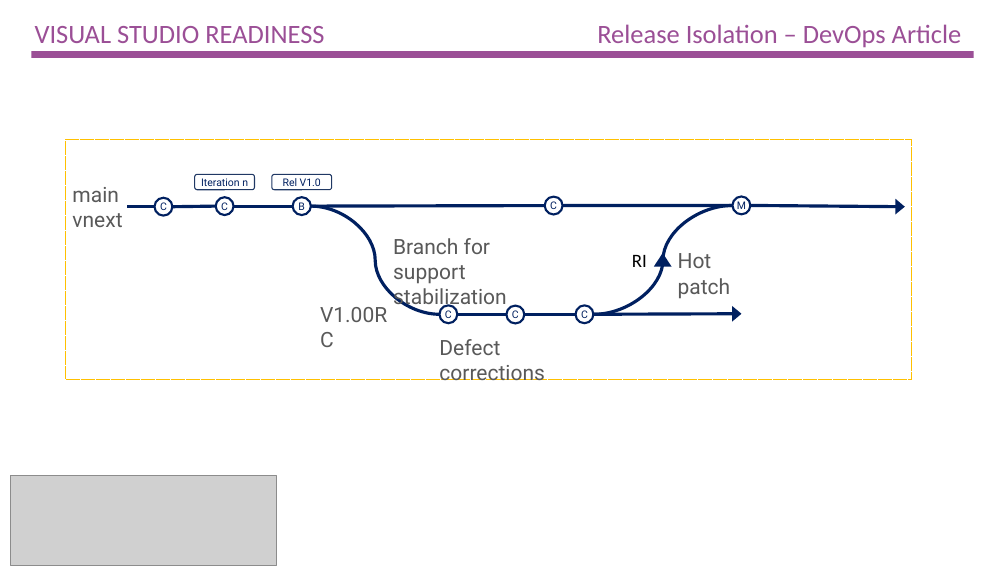
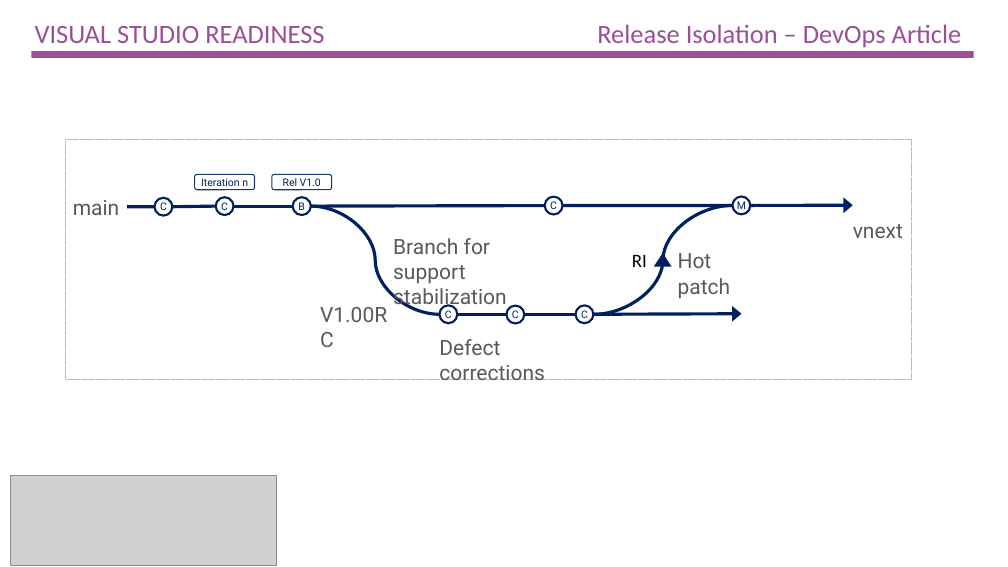
Before and after one commit to ALM-Rangers/Guidance, a slide deck: slide 8 of src/Branching/TFVC Illustration Collection 1 New Style.pptx. Drawn at 1008x567 pixels with LibreOffice and Linux fonts; fonts in the diff are those of the drawing; grey boxes stand for pictures. Boxes give left, top, right and bottom in pixels: in the first picture for what was removed or moved away, otherwise in the second. Text is boxed around its words. In the diff, an @@ line names an element or a change of style, - is before the commit and + after.

Commit message:
Minor tweaks for main-only and release illusrreations for DevOps. Move vNext to the right.

```diff
--- a/src/Branching/TFVC Illustration Collection 1 New Style.pptx
+++ b/src/Branching/TFVC Illustration Collection 1 New Style.pptx
@@ text at bbox=[73, 200, 120, 215]: text changed @@
-main
-vnext
+main
@@ arrow moved from (751, 206) - (905, 206) to (751, 206) - (853, 205) @@
@@ text added at bbox=[853, 224, 903, 238], 20 pt, text #595959 @@
+vnext
```
Also in this commit, not shown: 1 other slide changed.
